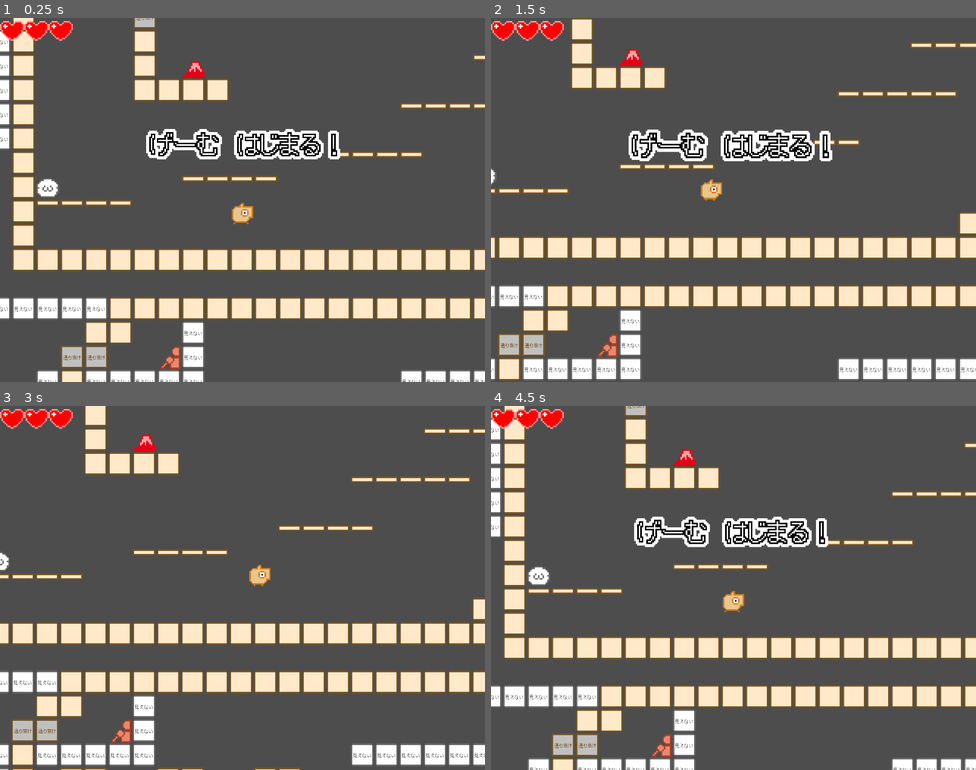
Above: before the commit, frames 1-4 (two rows, left to right).
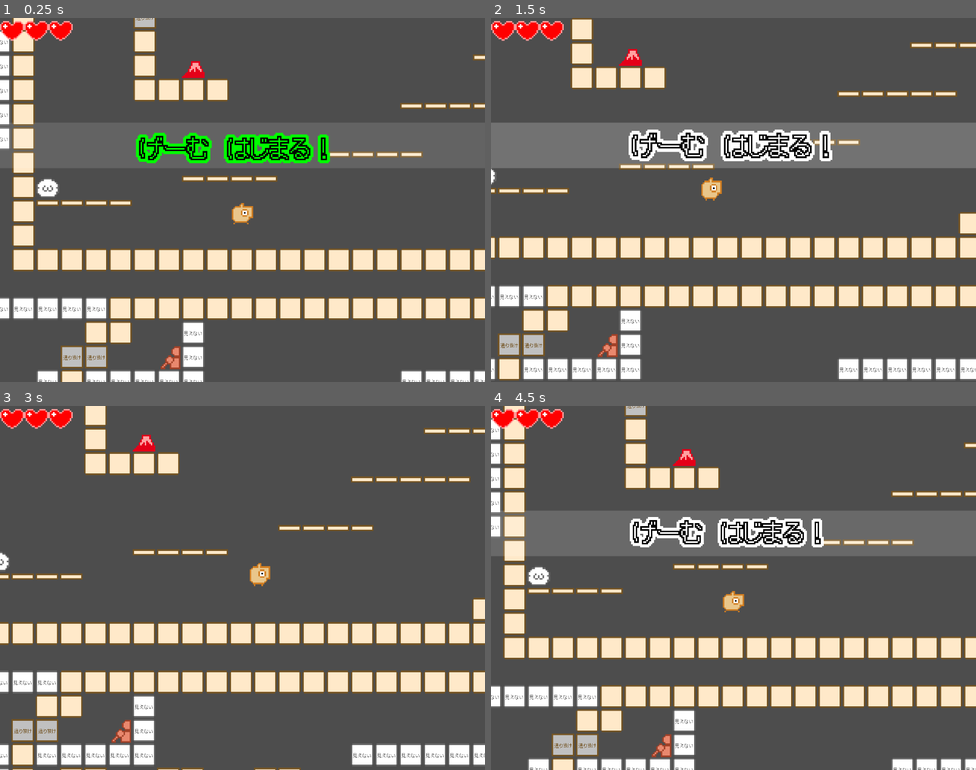
Above: after the commit, the same moments.

Repository: syun77/gd_ino
Game: Godot game, scene res://Main.tscn
The game is run twice, just before and just after one commit, with the same random seed, the same clock (stepped at 60 frames per second) and the same inputs.
Inputs (mouse positions are in pixels of both pictures, inside the frame that each line leads up to):
- Up to frame 1 (0.25 s): no input
- Up to frame 2 (1.5 s): move the mouse to (840, 181) at 0.52 s; hold Space (action) 0.53-1.28 s; hold Right (ui_right) from 0.53 s (still down); move the mouse to (636, 218) at 1.27 s; tap Space (action) at 1.35 s
- Up to frame 3 (3 s): move the mouse to (291, 507) at 2.02 s; release Right (ui_right) at 2.03 s; hold Left (ui_left) 2.03-2.78 s; hold Space (action) 2.03-2.78 s; move the mouse to (218, 660) at 2.77 s; hold Right (ui_right) from 2.78 s (still down); tap Space (action) at 2.85 s
- Up to frame 4 (4.5 s): move the mouse to (879, 642) at 3.52 s; hold Space (action) 3.53-4.28 s; tap R (reset) at 4.15 s; move the mouse to (588, 533) at 4.27 s; release Right (ui_right) at 4.28 s; hold Left (ui_left) from 4.28 s (still down); tap Space (action) at 4.35 s

The runs differ from the first frame. In frame 1, 3.4% of the frame differs, in the area x 2-88%, y 28-42%; in frame 2, 9.5%; in frame 3, less than 0.1%; in frame 4, 11%, in the area x 0-100%, y 28-42%.

Commit message:
ジャンプスケールアニメを実装

Diff:
--- a/gd_ino/Main.gd
+++ b/gd_ino/Main.gd
@@ -22,7 +22,9 @@
 @onready var _map = $TileMap
 @onready var _ui_health = $UILayer/UIHeath
 @onready var _ui_caption = $UILayer/UICaption
+
 @onready var _item_layer = $ItemLayer
+@onready var _particle_layer = $ParticleLayer
 
 # ---------------------------------
 # var.
@@ -40,6 +42,7 @@
 	# 共通.
 	var layers = {
 		"item": _item_layer,
+		"particle": _particle_layer,
 	}
 	Common.setup(self, layers, _player, _camera)
 	# タイルマップを設定.
@@ -47,7 +50,7 @@
 	# カメラをワープ.
 	_update_camera(true)
 
-	# キャプションを表示.
+	# 開始キャプションを表示.
 	_ui_caption.start(UICaption.eType.START)
 
 ## 更新.
@@ -70,6 +73,7 @@
 ## 更新 > ゲーム開始.
 func _update_ready(delta:float) -> void:
 	if _timer >= TIMER_READY:
+		# プレイヤー動く.
 		_player.start()
 		_state = eState.MAIN
 ## 更新 > メイン.
@@ -95,7 +99,7 @@
 	# カメラの注視点
 	var target = _player.position
 	target.y += -64 # 1タイルずらす
-	target.x += _player.velocity.x * 0.7
+	target.x += _player.velocity.x * 0.7 # 移動先を見る.
 
 	if is_warp:
 		# カメラワープが有効.
@@ -106,4 +110,5 @@
 
 ## UIの更新.
 func _update_ui() -> void:
+	# Heath UIを更新.
 	_ui_health.set_hp(_player.hp, _player.max_hp)
--- a/gd_ino/Main.tscn
+++ b/gd_ino/Main.tscn
@@ -21,6 +21,8 @@
 [node name="ItemLayer" type="CanvasLayer" parent="."]
 follow_viewport_enabled = true
 
+[node name="ParticleLayer" type="CanvasLayer" parent="."]
+
 [node name="UILayer" type="CanvasLayer" parent="."]
 
 [node name="UIHeath" parent="UILayer" instance=ExtResource("5_nt1as")]
--- a/gd_ino/src/player/Player.gd
+++ b/gd_ino/src/player/Player.gd
@@ -7,12 +7,23 @@
 # const.
 # ---------------------------------
 var ANIM_NORMAL_TBL = [0, 1]
-var ANIM_DEAD_TBL = []
-
+
+const JUMP_SCALE_TIME := 0.2
+const JUMP_SCALE_VAL_JUMP := 0.2
+const JUMP_SCALE_VAL_LANDING := 0.25
+
+## 状態.
 enum eState {
 	READY,
 	MAIN,
 	DEAD,
+}
+
+## ジャンプスケール.
+enum eJumpScale {
+	NONE,
+	JUMPING, # ジャンプ開始.
+	LANDING, # 着地開始.
 }
 
 # ---------------------------------
@@ -38,6 +49,8 @@
 var _timer_muteki = 0.0
 ## 右向きかどうか.
 var _is_right = true # 左向きで開始.
+## 着地しているかどうか.
+var _is_landing = false
 ## 飛び降り中かどうか.
 var _is_fall_through = false
 ## 方向.
@@ -48,7 +61,13 @@
 var _is_damage = false
 ## 回復時間.
 var _timer_recovery = 0.0
-
+## ジャンプスケール.
+var _jump_scale = eJumpScale.NONE
+## ジャンプスケールタイマー.
+var _jump_scale_timer = 0.0
+## ジャンプ回数.
+var _jump_cnt = 0
+var _jump_cnt_max = 1
 
 # ---------------------------------
 # public functions.
@@ -105,6 +124,16 @@
 	_update_anim()
 
 	move_and_slide()
+
+	if _is_landing == false and is_on_floor():
+		# 着地した瞬間.
+		_jump_scale = eJumpScale.LANDING
+		_jump_scale_timer = JUMP_SCALE_TIME
+
+	_is_landing = is_on_floor()
+
+	_update_jump_scale_anim(delta)
+
 	if is_on_floor():
 		_set_fall_through(false) # 着地したら飛び降り終了.
 
@@ -121,6 +150,8 @@
 	velocity.y += _config.gravity
 	_update_horizontal_moving(false)
 	move_and_slide()
+
+	_update_jump_scale_anim(delta)
 
 	# アニメーションを更新.
 	var idx = (_cnt/7)%4
@@ -186,6 +217,8 @@
 		# 接地していたらジャンプ.
 		velocity.y = _config.jump_velocity * -1
 		Common.play_se("jump")
+		_jump_scale = eJumpScale.JUMPING
+		_jump_scale_timer = JUMP_SCALE_TIME
 
 	# 左右移動の更新.
 	_update_horizontal_moving()
@@ -309,6 +342,34 @@
 			velocity.x += _config.scroll_panel_speed * delta
 
 	return ret
+
+# ジャンプ・着地によるスケールアニメーションの更新
+func _update_jump_scale_anim(delta:float) -> void:
+	if _jump_cnt >= _jump_cnt_max:
+		# 2段ジャンプ時はスケールしない.
+		_jump_scale_timer = 0
+		_jump_scale = eJumpScale.NONE
+		return
+
+	_jump_scale_timer -= delta
+	if _jump_scale_timer <= 0:
+		# 演出終了
+		_jump_scale = eJumpScale.NONE
+	match _jump_scale:
+		eJumpScale.JUMPING:
+			# 縦に伸ばす
+			var d = JUMP_SCALE_VAL_JUMP * Ease.cube_in_out(_jump_scale_timer / JUMP_SCALE_TIME)
+			_spr.scale.x = 1 - d
+			_spr.scale.y = 1 + d * 3
+		eJumpScale.LANDING:
+			# 縦に潰す
+			var d = JUMP_SCALE_VAL_LANDING * Ease.back_in_out(_jump_scale_timer / JUMP_SCALE_TIME)
+			_spr.scale.x = 1 + d
+			_spr.scale.y = 1 - d * 1.5
+		_:
+			# もとに戻す
+			_spr.scale.x = 1
+			_spr.scale.y = 1
 
 # デバッグ用更新.
 func _update_debug() -> void:
--- a/gd_ino/src/player/Player.tscn
+++ b/gd_ino/src/player/Player.tscn
@@ -14,8 +14,8 @@
 script = ExtResource("1_nf7v2")
 
 [node name="Sprite" type="Sprite2D" parent="."]
-position = Vector2(0, -32)
 texture = ExtResource("1_4u15n")
+offset = Vector2(2.08165e-12, -32)
 hframes = 6
 vframes = 4
 
--- a/gd_ino/src/ui/UICaption.gd
+++ b/gd_ino/src/ui/UICaption.gd
@@ -31,6 +31,7 @@
 var _type = eType.NONE
 var _state = eState.NONE
 var _timer = 0.0
+var _bg_rate = 0.0
 
 # ---------------------------------
 # public functions.
@@ -73,10 +74,14 @@
 
 	var ofs = Vector2.ZERO
 	var sc = Vector2.ONE
-	var alpha = 1.0
+	var color = Color.WHITE
 	match _state:
 		eState.FADE_IN:
 			var rate = 1.0 - (_timer / 0.4)
+			_bg_rate = (_timer / 0.4)
+			# ランダムで色を選ぶ.
+			color = [Color.WHITE, Color.RED, Color.LIME, Color.DEEP_SKY_BLUE].pick_random()
+			# 揺らす.
 			ofs.x = 48 * randf_range(-rate, rate)
 			ofs.y = 24 * randf_range(-rate, rate)
 			if _timer > 0.4:
@@ -89,15 +94,16 @@
 				_timer = 0
 				_state = eState.FADE_OUT
 		eState.FADE_OUT:
-			alpha = 1.0 - (_timer / 0.9)
+			color.a = 1.0 - (_timer / 0.9)
 			sc *= 1.07
 			if _timer < 0.1:
 				var rate = Ease.cube_out(_timer / 0.1)
+				_bg_rate = 1.0 - rate
 				sc.x -= 0.5 * rate
 				sc.y += 1.0 * rate
 			elif _timer < 0.9:
 				var rate = (_timer-0.1) / 0.9
-				sc.x = (sc.x - 0.5) * 10 * Ease.expo_out(rate)
+				sc.x = (sc.x - 0.5) * 20 * Ease.expo_out(rate)
 				sc.y = (sc.y + 1.0) * (1 - Ease.expo_out(rate*1.5))
 			else:
 				## 非表示.
@@ -105,4 +111,19 @@
 
 	_spr.offset = ofs
 	_spr.scale = sc
-	_spr.modulate.a = alpha
+	_spr.modulate = color
+
+	queue_redraw()
+
+func _draw() -> void:
+	if _bg_rate <= 0.0:
+		return
+
+	var rect = Rect2()
+	rect.position.x = 0
+	rect.position.y = _spr.position.y - 60
+	rect.size.x = 1280
+	rect.size.y = 60 * 2
+	var color = Color.WHITE
+	color.a = 0.2 * _bg_rate
+	draw_rect(rect, color)
Binary file changed: gd_ino/assets/images/player.png
